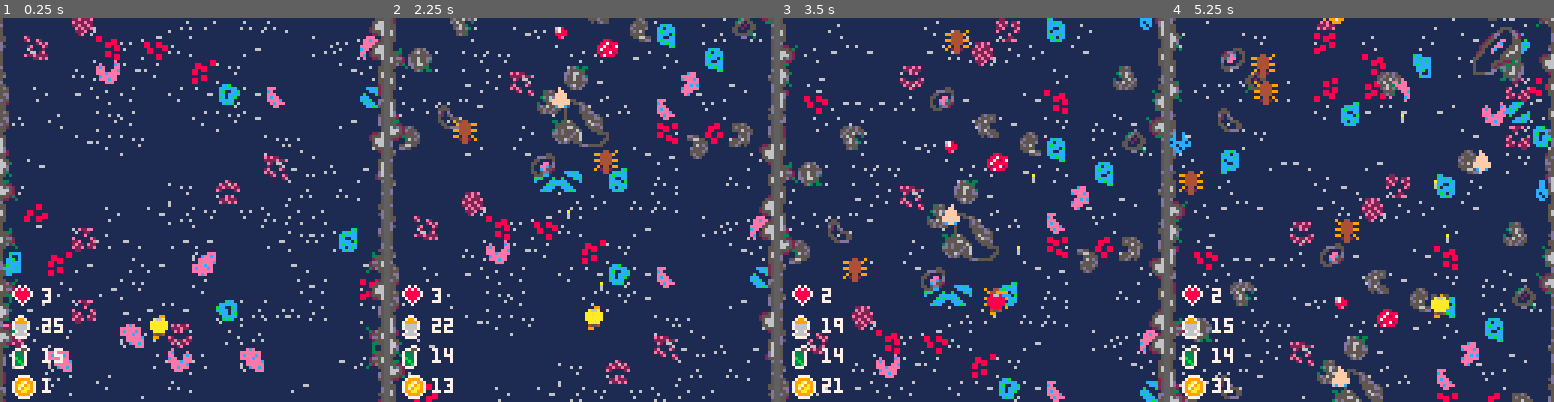
Above: before the commit, frames 1-4 (left to right).
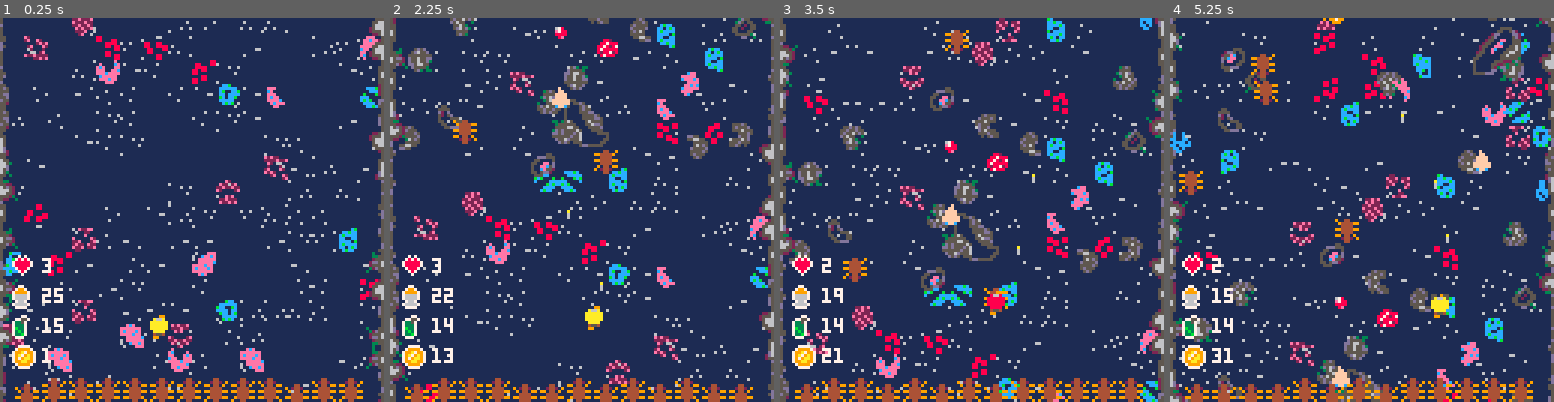
Above: after the commit, the same moments.

Repository: Mister-Oatbread/pico8_drg_game
Game: PICO-8 cartridge drg.p8
Same seed, same stepped clock (60 frames per second), same inputs: the game is played once before the commit and once after it.
Inputs:
- Up to frame 1 (0.25 s): no input
- Up to frame 2 (2.25 s): tap X (X key) at 0.33, 1.07, 1.85 s; tap O (Z key) at 0.7, 1.7, 2.1 s; hold Right 1.6-2.1 s; hold Up from 2.15 s (still down)
- Up to frame 3 (3.5 s): release Up at 2.42 s; hold Right 2.47-3.03 s; tap O (Z key) at 2.5, 2.9, 3.3 s; tap X (X key) at 2.97 s; hold Left from 3.08 s (still down)
- Up to frame 4 (5.25 s): release Left at 3.58 s; hold Down 3.63-3.97 s; tap O (Z key) every 0.4 s from 3.7 to 4.9 s; hold Right 4.02-4.68 s; tap X (X key) at 4.08, 5.2 s; hold Up 4.73-5.03 s; hold Left from 5.08 s (still down)

The runs differ from the first frame. In frame 1, 4.2% of the frame differs, in the area x 3-95%, y 61-100%; in frame 2, 3.9%; in frame 3, 4.2%; in frame 4, 4.1%.

Commit message:
added bottom grunts and map bounds

Diff:
--- a/creatures.lua
+++ b/creatures.lua
@@ -170,6 +170,48 @@
     function y_coord() return y end;
     function is_alive() return alive end;
     return {
+        x_coord=x_coord,
+        y_coord=y_coord,
+        animate=animate,
+        damage=damage,
+        creature_damage=creature_damage,
+        draw=draw,
+        hitbox=hitbox,
+        is_alive=is_alive,
+    };
+end
+
+-- reduced grunt that provides collision at the bottom
+function bottom_grunt(x,y)
+    local frame = rnd(20);
+    local up_down_frame = rnd(20);
+    local up_down_cap = rnd(20)+40;
+    local x=x;
+    local y=y;
+    local y0=y;
+    local display_alt = false;
+    local alive = true;
+    local creature_damage = 1;
+    local hitbox={x={1,8},y={1,8}};
+
+    function animate()
+        display_alt = frame > 15;
+
+        -- animate grunts moving up and down
+        y = y0 + sgn(up_down_frame - up_down_cap/2);
+
+        frame = (frame+1)%30;
+        up_down_frame = (up_down_frame+1)%up_down_cap;
+    end
+    function damage(damage_received)
+    end
+    function draw()
+        spr(creature_sprites.grunt.default,x,y,1,1,display_alt,true);
+    end
+    function x_coord() return x end;
+    function y_coord() return y end;
+    function is_alive() return alive end;
+    return{
         x_coord=x_coord,
         y_coord=y_coord,
         animate=animate,
@@ -217,6 +259,11 @@
         praetorian = {default=3,damaged=5,cloud=5,spit=9},
         mactera = {default=27,alt=28,damaged=29,damaged_alt=30},
     };
+
+    -- add bottom grunts to the creatures.
+    for x_coord=106,220,9 do
+        add(creatures, bottom_grunt(x_coord, 222));
+    end
 end
 
 function update_creatures()
--- a/hud.lua
+++ b/hud.lua
@@ -6,13 +6,13 @@
 end
 
 function draw_hud()
-    spr(hud_sprites.health,105,190);
-    spr(hud_sprites.ammo,105,200);
-    spr(hud_sprites.fuel,105,210);
-    spr(hud_sprites.points,105,220);
+    spr(hud_sprites.health,105,180);
+    spr(hud_sprites.ammo,105,190);
+    spr(hud_sprites.fuel,105,200);
+    spr(hud_sprites.points,105,210);
 
-    print(player.health, 115,191,7);
-    print(player.ammo, 115,201,7);
-    print(flr(player.fuel/10), 115,211,7);
-    print(player.points, 115,221,7);
+    print(player.health, 115,181,7);
+    print(player.ammo, 115,191,7);
+    print(flr(player.fuel/10), 115,201,7);
+    print(player.points, 115,211,7);
 end
--- a/map.lua
+++ b/map.lua
@@ -116,7 +116,6 @@
     end
 end
 
-
 function draw_wall()
     local sprite, x_coord, y_coord, x_flip, y_flip;
     for i=1,#walls do
--- a/player.lua
+++ b/player.lua
@@ -158,6 +158,9 @@
     if player.has_collision.top then
         player.y_pos += 1;
     end;
+
+    if player.y_pos <= 101 then player.y_pos = 101 end;
+    if player.y_pos >= 221 then player.y_pos = 221 end;
     check_if_hit_by_creature();
     handle_being_hit();
 end
